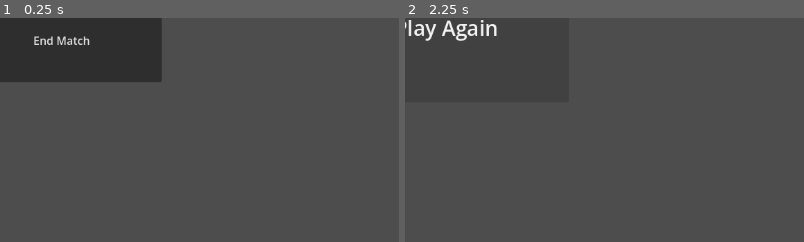
Above: before the commit, frames 1-2 (left to right).
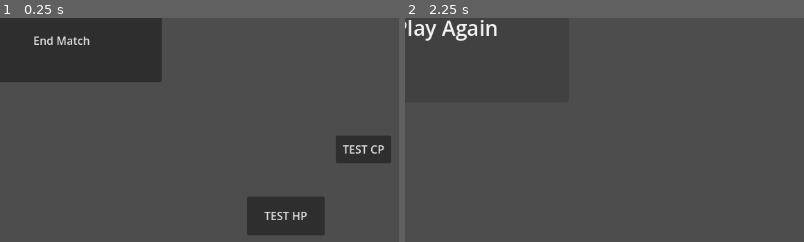
Above: after the commit, the same moments.

Repository: DucPham1512/SummerGame
Game: Godot game, scene res://scenes/match/match.tscn
Same seed, same stepped clock (60 frames per second), same inputs: the game is played once before the commit and once after it. This scene is started directly instead of the project's main scene. The engine's default icon, where the game draws it, is replaced by a stand-in: a white triangle on a blue panel in a dark square.
Inputs (mouse positions are % of the whole screen's width and height, from its top left):
- Up to frame 1 (0.25 s): no input
- Up to frame 2 (2.25 s): click (82, 94) at 0.5 s, where only the run after the commit has a clickable "TEST HP"; click (92, 79) at 1.25 s, where only the run after the commit has a clickable "TEST CP"; click "End Match" at 2 s
The pictures show only the part of the screen within x 46-96%, y 50-100%; the shares and areas given below are measured in that part.

The runs differ from the first frame. In frame 1, 4.8% of the frame differs, in the area x 61-98%, y 52-97%; in frame 2, nothing differs.

Commit message:
- Implement player script and scene that represent the player - Add game_rule reader to util.gd

Diff:
--- a/autoload/util.gd
+++ b/autoload/util.gd
@@ -2,9 +2,17 @@
 
 var login_session_time: int = 86400   # default/fallback
 
+# Game rule – 1v1 mode (defaults mirror resources/game_rule.json)
+var one_v_one_starting_hp : int = 50
+var one_v_one_starting_cp : int = 1
+var one_v_one_deck_size : int = 17
+var one_v_one_starting_hand_size : int = 4
+var one_v_one_time_pool_seconds : int = 600
+var max_dice_rolls : int = 3
 
 func _ready() -> void:
 	load_config()
+	load_game_rule()
 	GDSync.start_multiplayer()
 
 func load_config() -> void:
@@ -17,3 +25,23 @@
 		push_error("game_config.json is not a valid object")
 		return
 	login_session_time = data.get("login_session_time", login_session_time)
+
+func load_game_rule() -> void:
+	var file := FileAccess.open("res://resources/game_rule.json", FileAccess.READ)
+	if file == null:
+		push_error("Could not open game_rule.json")
+		return
+	var data = JSON.parse_string(file.get_as_text())
+	if typeof(data) != TYPE_DICTIONARY:
+		push_error("game_rule.json is not a valid object")
+		return
+
+	max_dice_rolls = data.get("max_dice_rolls", max_dice_rolls)
+
+	var modes: Dictionary = data.get("modes", {})
+	var one_v_one: Dictionary = modes.get("one_v_one", {})
+	one_v_one_starting_hp = one_v_one.get("starting_hp", one_v_one_starting_hp)
+	one_v_one_starting_cp = one_v_one.get("starting_cp", one_v_one_starting_cp)
+	one_v_one_deck_size = one_v_one.get("deck_size", one_v_one_deck_size)
+	one_v_one_starting_hand_size = one_v_one.get("starting_hand_size", one_v_one_starting_hand_size)
+	one_v_one_time_pool_seconds = one_v_one.get("time_pool_seconds", one_v_one_time_pool_seconds)
--- a/scenes/match/match.tscn
+++ b/scenes/match/match.tscn
@@ -2,6 +2,7 @@
 
 [ext_resource type="Script" uid="uid://bpyf1y04p1ccf" path="res://scenes/match/match.gd" id="1_yqfj7"]
 [ext_resource type="PackedScene" uid="uid://mn7q5asr23w5" path="res://scenes/match_result/match_result.tscn" id="2_klj7n"]
+[ext_resource type="PackedScene" uid="uid://b7uqhxje5diby" path="res://scenes/match/player.tscn" id="3_h1ndw"]
 
 [node name="Match" type="Control" unique_id=827129721]
 layout_mode = 3
@@ -30,4 +31,10 @@
 offset_bottom = 416.0
 text = "End Match"
 
+[node name="Player" parent="." unique_id=1110229630 instance=ExtResource("3_h1ndw")]
+layout_mode = 0
+offset_left = -5.0
+offset_top = 381.0
+offset_bottom = 651.0
+
 [connection signal="button_down" from="EndMatch" to="." method="_on_end_match_button_down"]
--- /dev/null
+++ b/scenes/match/player.gd
@@ -0,0 +1,18 @@
+class_name Player
+extends Control
+
+signal health_changed(health : int)
+
+var health : int
+
+# Called when the node enters the scene tree for the first time.
+func _ready() -> void:
+	health = Util.one_v_one_starting_hp
+	health_changed.emit(health)
+
+func test():
+	health -= 10
+	health_changed.emit(health)
+
+func _on_test_hp_pressed() -> void:
+	test()
--- /dev/null
+++ b/scenes/match/player.tscn
@@ -0,0 +1,40 @@
+[gd_scene format=3 uid="uid://b7uqhxje5diby"]
+
+[ext_resource type="Script" uid="uid://0da0mme4de85" path="res://scenes/match/player.gd" id="1_6wsa6"]
+[ext_resource type="PackedScene" uid="uid://ihku1ecf4lbu" path="res://scenes/match/components/health_bar/health_bar.tscn" id="2_tc2cx"]
+
+[node name="Player" type="Control" unique_id=595356113]
+layout_mode = 3
+anchors_preset = 0
+offset_top = 320.0
+offset_right = 1152.0
+offset_bottom = 648.0
+script = ExtResource("1_6wsa6")
+
+[node name="HealthBar" parent="." unique_id=1784530346 node_paths=PackedStringArray("player") instance=ExtResource("2_tc2cx")]
+layout_mode = 1
+anchors_preset = 2
+anchor_top = 1.0
+anchor_bottom = 1.0
+offset_top = -104.0
+offset_bottom = 0.0
+grow_vertical = 0
+player = NodePath("..")
+
+[node name="TestHp" type="Button" parent="." unique_id=552300344]
+layout_mode = 0
+offset_left = 896.0
+offset_top = 200.0
+offset_right = 1008.0
+offset_bottom = 256.0
+text = "TEST HP"
+
+[node name="TestCp" type="Button" parent="." unique_id=1764644151]
+layout_mode = 0
+offset_left = 1024.0
+offset_top = 112.0
+offset_right = 1104.0
+offset_bottom = 152.0
+text = "TEST CP"
+
+[connection signal="pressed" from="TestHp" to="." method="_on_test_hp_pressed"]
Not shown, added: scenes/match/player.gd.uid
